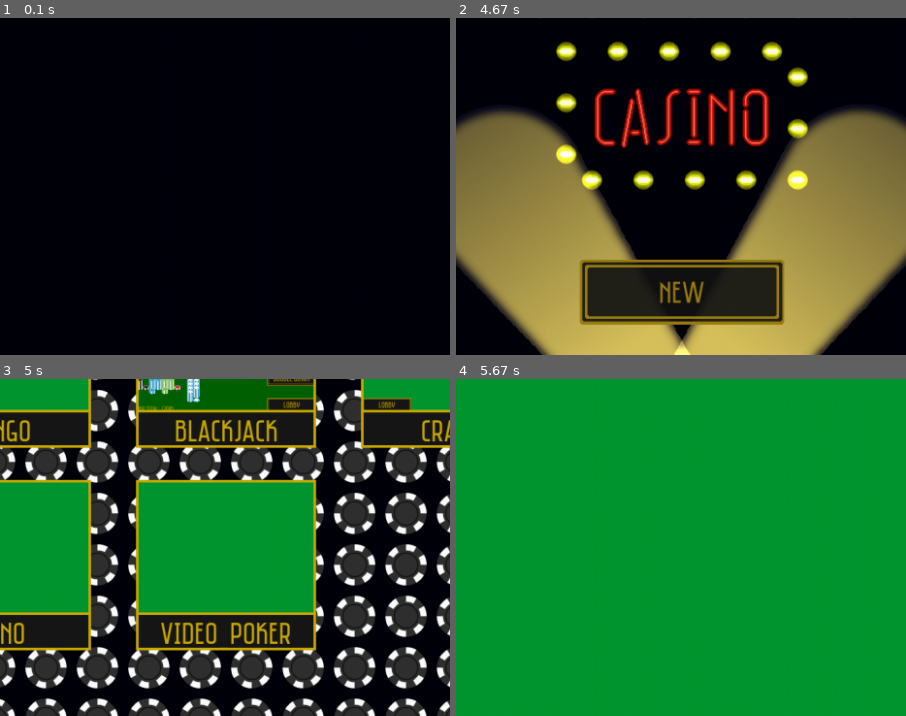
Above: before the commit, frames 1-4 (two rows, left to right).
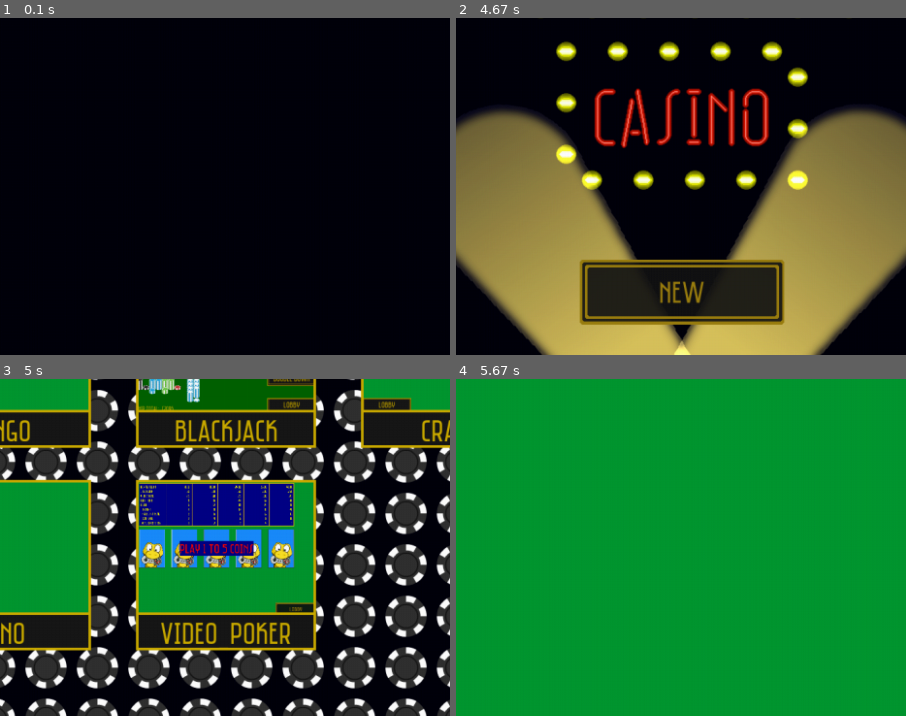
Above: after the commit, the same moments.

Repository: iminurnamez/pyroller
Game: pygame game, started from pyroller.py
Two runs of this game, one before a commit and one after it. Both use one fixed random seed, a clock stepped at 60 frames per second and the inputs below.
Inputs (mouse positions are % of the whole screen's width and height, from its top left):
- Up to frame 1 (0.1 s): no input
- Up to frame 2 (4.67 s): click (26, 67) at 3.45 s
- Up to frame 3 (5 s): click (56, 78) at 4.95 s
- Up to frame 4 (5.67 s): click (44, 20) at 5.28 s; click (31, 75) at 5.62 s
The pictures show only the part of the screen within x 25-75%, y 23-73%; the shares and areas given below are measured in that part.

Frames 1-2 are identical in both runs. In frame 3, 8.3% of the frame differs, in the area x 30-70%, y 30-70%; in frame 4, nothing differs.

Commit message:
Add screenshot for video poker game

Diff:
--- a/data/states/video_poker/video_poker.py
+++ b/data/states/video_poker/video_poker.py
@@ -5,14 +5,14 @@
 
 
 class VideoPoker(tools._State):
-    """Class to represent a casino game."""
+    """Class to represent a Video poker game."""
     def __init__(self):
         super(VideoPoker, self).__init__()
         self.screen_rect = pg.Rect((0, 0), prepare.RENDER_SIZE)
         self.font = prepare.FONTS["Saniretro"]
         self.machine = Machine((0,0), prepare.RENDER_SIZE)
 
-        self.lobby_button = NeonButton((self.screen_rect.left,
+        self.lobby_button = NeonButton((self.screen_rect.right - 318,
                                     self.screen_rect.bottom - 100), "lobby")
 
     def startup(self, current_time, persistent):
@@ -36,14 +36,6 @@
 
 
     def update(self, surface, keys, current_time, dt, scale):
-        """
-        This method will be called once each frame while the state is active.
-        Surface is a reference to the rendering surface which will be scaled
-        to pygame's display surface, keys is the return value of the last call
-        to pygame.key.get_pressed. current_time is the number of milliseconds
-        since pygame was initialized. dt is the number of milliseconds since
-        the last frame.
-        """
         mouse_pos = tools.scaled_mouse_pos(scale)
         self.lobby_button.update(mouse_pos)
         self.persist["music_handler"].update(scale)
@@ -53,5 +45,5 @@
     def draw(self, surface, dt):
         """This method handles drawing/blitting the state each frame."""
         surface.fill(prepare.FELT_GREEN)
-        self.machine.draw(surface)
+        self.machine.draw(surface, dt)
         self.lobby_button.draw(surface)
--- a/data/states/video_poker/video_poker_machine.py
+++ b/data/states/video_poker/video_poker_machine.py
@@ -1,6 +1,7 @@
 import pygame as pg
 from ... import tools, prepare
 from ...components.labels import Blinker, Label
+from ...components.cards import Deck
 
 PAYTABLE = [
     (800, 50, 25, 8, 6, 4, 3, 2, 1),
@@ -23,7 +24,7 @@
 
         self.border_size = 3
         self. border_color =pg.Color('gold')
-        self.bg_color = pg.Color('blue')
+        self.bg_color = pg.Color('darkblue')
 
         self.col_space = int(self.rect.w / 6)
         self.padding = 10
@@ -75,20 +76,66 @@
         for line in self.lines:
             pg.draw.line(surface, self.border_color, line[0], line[1], self.border_size)
 
+class CardsTable:
+    def __init__(self, topleft, size):
+        self.rect = pg.Rect(topleft, size)
+
+        self.deck = Deck((20, 20), card_size=(200,300), infinite=True)
+        self.hand = self.deck.make_hand()
+
+        self.font = prepare.FONTS["Saniretro"]
+        self.text_size = 30
+        self.big_text_size = 100
+        self.line_height = 35
+        self.text_color = "white"
+        self.big_text_color = "red"
+        self.text_bg_color = "darkblue"
+
+
+        self.text = "Play 1 to 5 coins"
+        self.standby_label = Blinker(self.font, self.big_text_size, self.text, self.big_text_color,
+                                      {"center":self.rect.center}, 700, self.text_bg_color)
+
+        self.card_spacing = 50
+
+        self.build()
+
+    def build(self):
+        x = self.rect.left
+        y = self.rect.top
+        for card in self.hand:
+            card.rect.left = x
+            card.rect.top = y
+            x += self.card_spacing + card.rect.w
+
+    def draw(self, surface, dt):
+        for card in self.hand:
+            card.draw(surface)
+        self.standby_label.draw(surface, dt)
+
+
 class Machine:
     def __init__(self, topleft, size):
         self.rect = pg.Rect(topleft, size)
         self.font = prepare.FONTS["Saniretro"]
-        self.padding = 20
+        self.padding = 25
         x, y = topleft
         w, h = size
+
         x += self.padding
         y += self.padding
-        w -= self.padding*2
+        w -= self.padding*2 + 150
         h = 330
 
-        self.board = PayBoard((x,y), (w,h))
+        self.pay_board = PayBoard((x,y), (w,h))
 
 
-    def draw(self, surface):
-        self.board.draw(surface)
+        y += self.padding + self.pay_board.rect.h
+        h = 300
+
+        self.cards_table = CardsTable((x,y), (w,h))
+
+
+    def draw(self, surface, dt):
+        self.pay_board.draw(surface)
+        self.cards_table.draw(surface, dt)
--- a/resources/save_game.json
+++ b/resources/save_game.json
@@ -1 +1 @@
-{"cash": 100, "Blackjack": {"games played": 1, "hands played …(229 unchanged characters)… innings": 0}, "Bingo": {"games played": 1, "games won": 0, "_last squares": [{"0:-1": 40, "2:-2": 72, "2:-1": 61, "0:-2": 38, "-1:-2": 23, "-2:2": 1, "-2:1": 5, "-1:-1": 24, "-2:0": 2, "-2:-2": 13, "-2:-1": 12, "1:-2": 59, "2:2": 71, "2:1": 67, "1:-1": 51, "-1:0": 20, "-1:1": 28, "-1:2": 17, "1:0": 53, "1:1": 50, "1:2": 47, "2:0": 65, "0:1": 35, "0:0": 43, "0:2": 42}, {"0:-1": 35, "2:-2": 73, "2:-1": 68, "0:-2": 32, "-1:-2": 27, "-2:2": 9, "-2:1": 10, "-1:-1": 19, "-2:0": 2, "-2:-2": 11, "-2:-1": 15, "1:-2": 51, "2:2": 61, "2:1": 66, "1:-1": 55, "-1:0": 23, "-1:1": 21, "-1:2": 28, "1:0": 48, "1:1": 52, "1:2": 57, "2:0": 63, "0:1": 43, "0:0": 41, "0:2": 40}]}, "Keno": {"games played": 0}}
+{"cash": 100, "Blackjack": {"games played": 1, "hands played …(229 unchanged characters)… innings": 0}, "Bingo": {"games played": 0, "games won": 0, "_last squares": []}, "Keno": {"games played": 0}}
Binary file changed: resources/graphics/screenshot_video_poker.png
